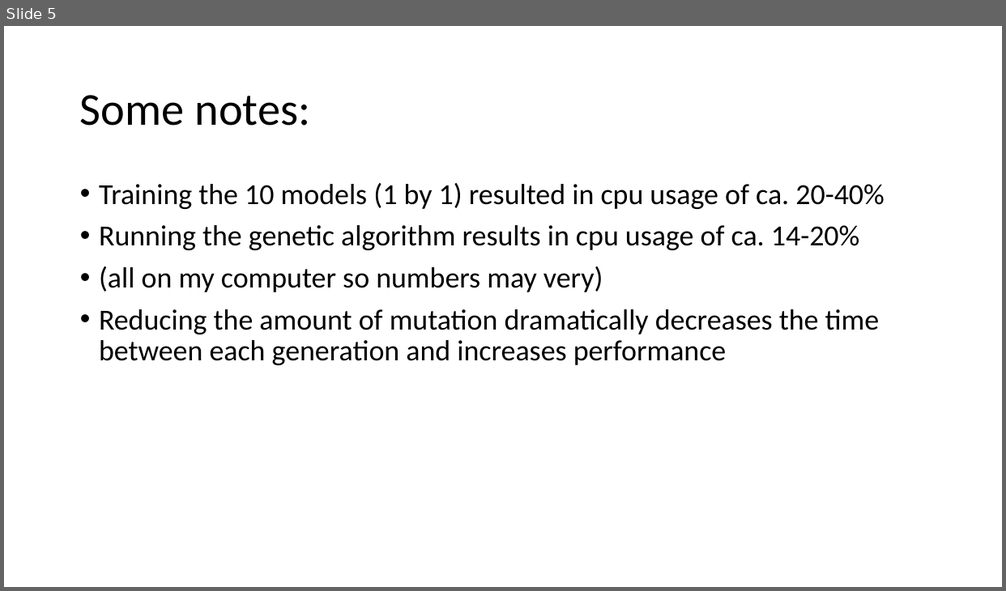
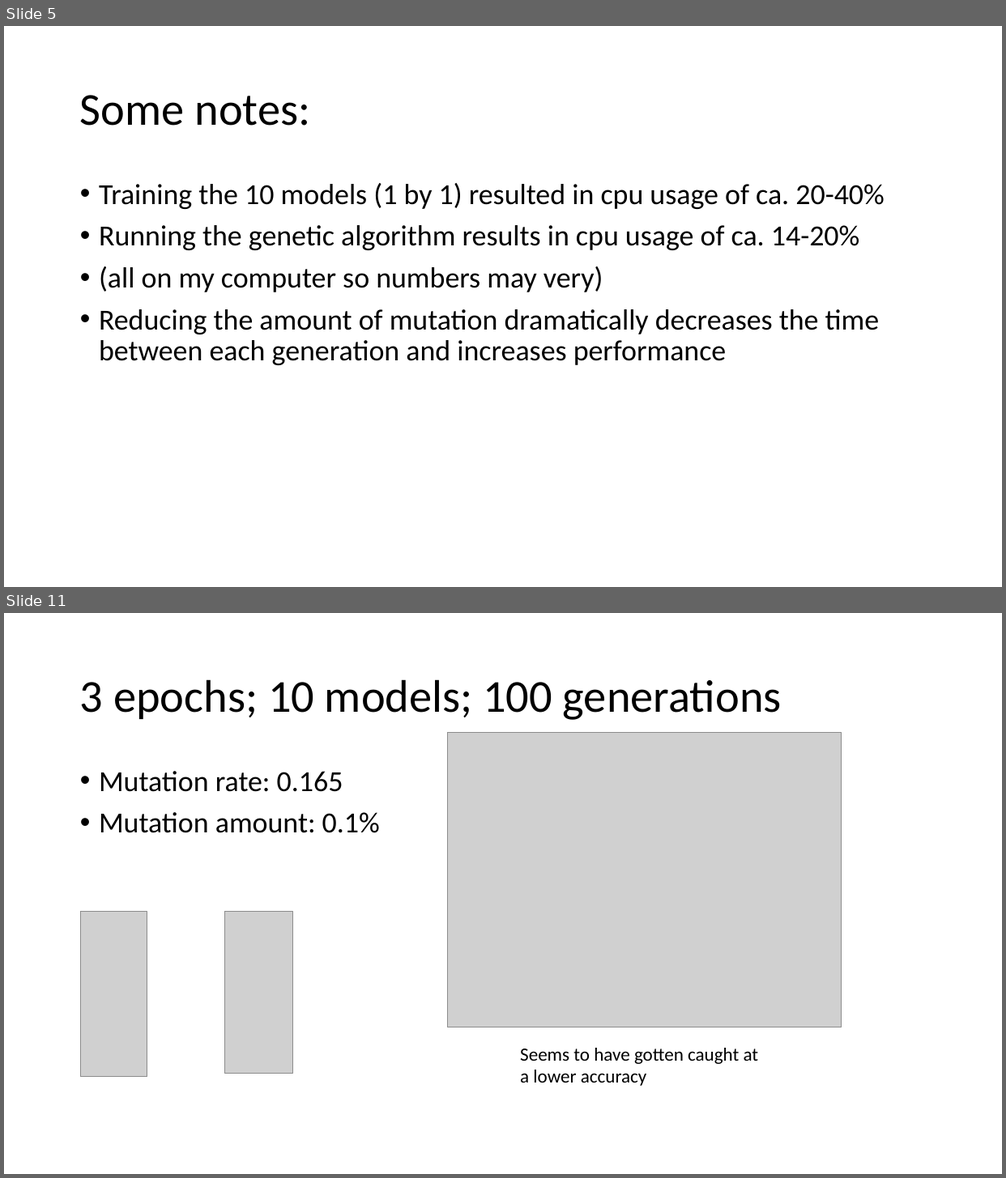
Before and after one commit to cewinharhar/becs4, a slide deck: DataTesting with different hyperparameters.pptx. Shown one above the other, each under a label of ours: slide 5 before the commit, slides 5 and 11 after it; the slides between them are not shown. The pictures are 1006x591 and 1006x1178 pixels, drawn with LibreOffice and Linux fonts; fonts in the diff are those of the drawing; grey boxes stand for pictures. Boxes give left, top, right and bottom in pixels: in the first picture for what was removed or moved away, otherwise in the second. Text is boxed around its words. In the diff, an @@ line names an element or a change of style, - is before the commit and + after.

Commit message:
everything now works but at 0.15 took like 150 generations to start increasing

```diff
--- a/DataTesting with different hyperparameters.pptx
+++ b/DataTesting with different hyperparameters.pptx
@@ slide 11 added at [4,613,1002,1174], background #FFFFFF @@
@@ title added at [80,679,782,720], 44 pt, text #000000 @@
+3 epochs; 10 models; 100 generations
@@ picture added at [448,732,842,1028] @@
@@ text added at [99,771,380,833], 28 pt, text #000000 @@
+• Mutation rate: 0.165
+• Mutation amount: 0.1%
@@ picture added at [80,911,147,1076] @@
@@ picture added at [225,911,293,1073] @@
@@ text added at [520,1048,759,1086], 18 pt, text #000000 @@
+Seems to have gotten caught at a lower accuracy
```
Also in this commit, not shown: 27 other slides added, 3 other files.
